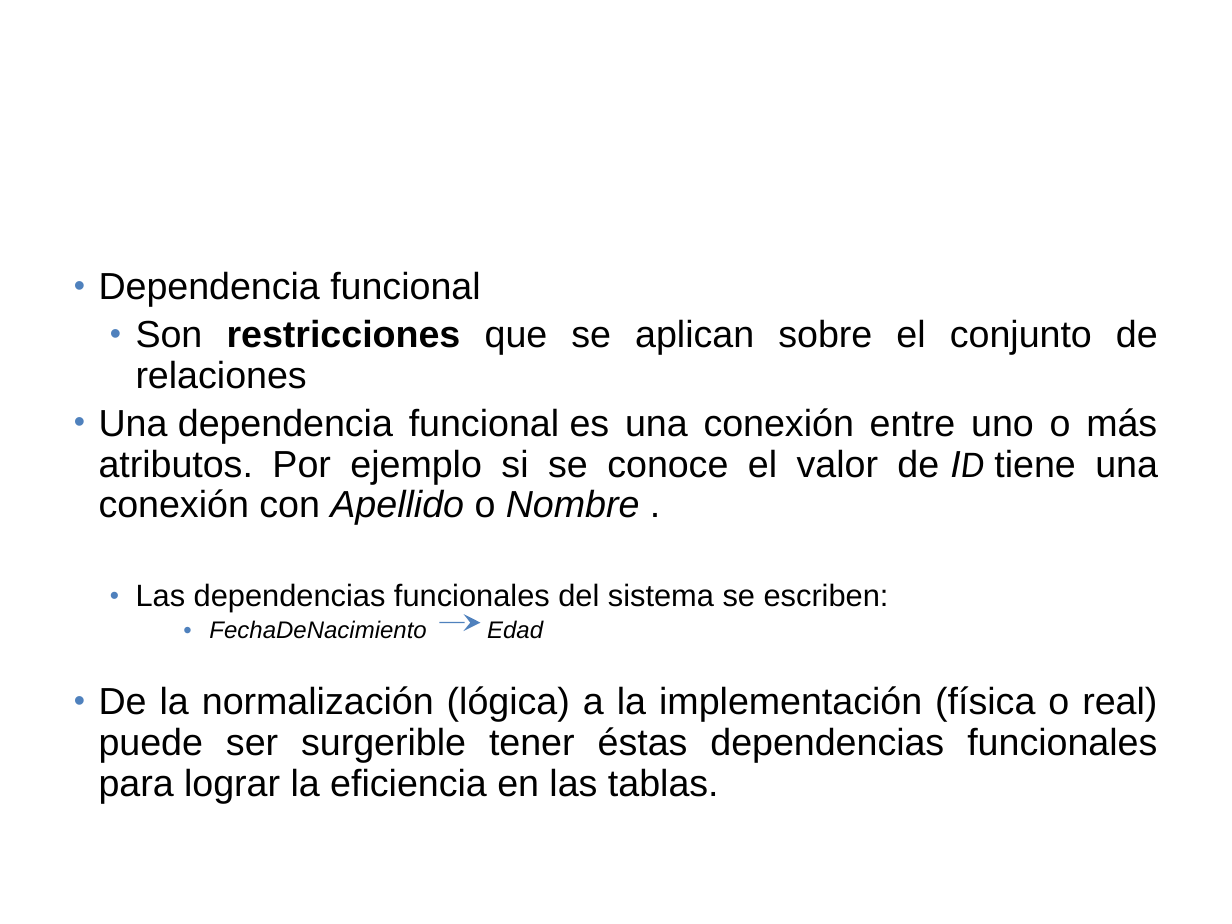
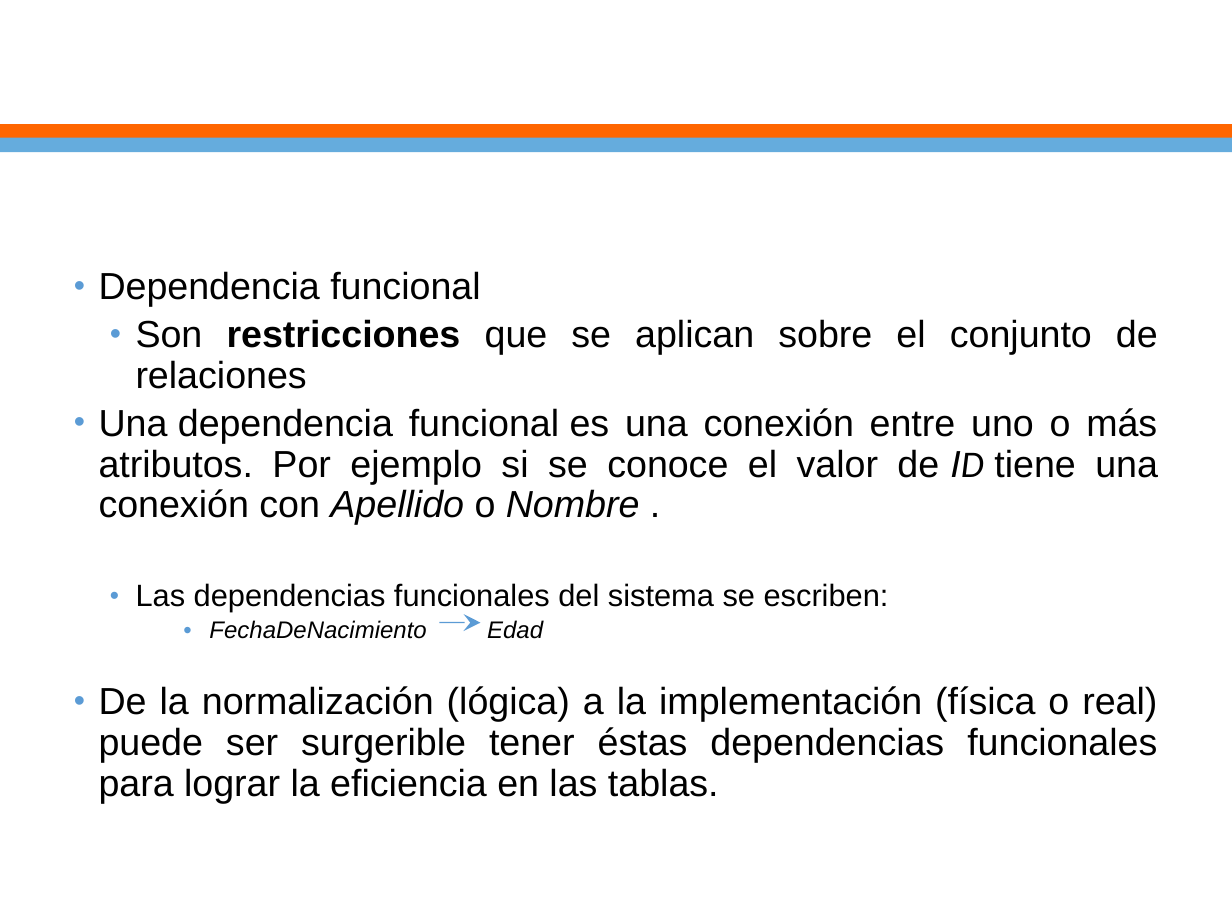
Before and after one commit to ejimenezdelgado/aplica_db_miercoles_2_2019, a slide deck: slide 21 of Clase 1/Clase1.pptx (slide 20 before the commit). Drawn at 1232x924 pixels with LibreOffice and Linux fonts; fonts in the diff are those of the drawing; background and template pictures are left out. Boxes give left, top, right and bottom in pixels: in the first picture for what was removed or moved away, otherwise in the second. Text is boxed around its words. In the diff, an @@ line names an element or a change of style, - is before the commit and + after.

```diff
--- a/Clase 1/Clase1.pptx
+++ b/Clase 1/Clase1.pptx
@@ title "Dependencia Funcional": place and size @@
-title "Dependencia Funcional" at [83,14,1191,147]
+title "Dependencia Funcional" at [83,0,1191,133]
@@ title "Dependencia Funcional" at [83,0,1191,133]: size 44 to 33 pt @@
@@ rectangle added at [0,124,1232,139], fill #FF6600 @@
@@ rectangle added at [0,138,1232,153], fill #65ACDD @@
@@ text "Dependencia funcional" at [99,271,1158,803]: bullet colour #4F81BD to #5B9BD5 @@
@@ arrow (440, 622) - (480, 622): stroke #4F81BD 0.75 pt to #5B9BD5 0.75 pt @@
```
Also in this commit, not shown: 42 other slides changed, 1 slide added, 1 other file.
